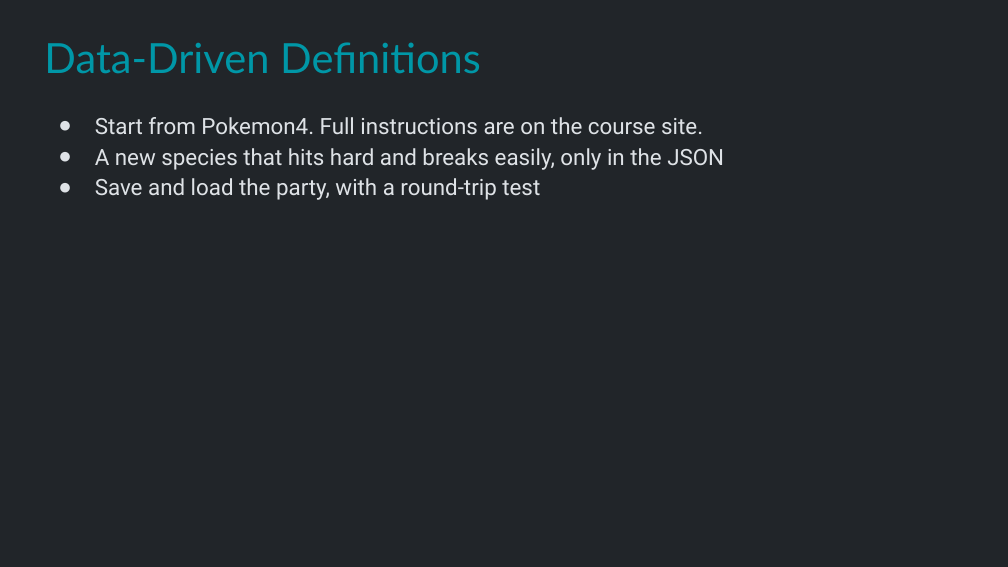
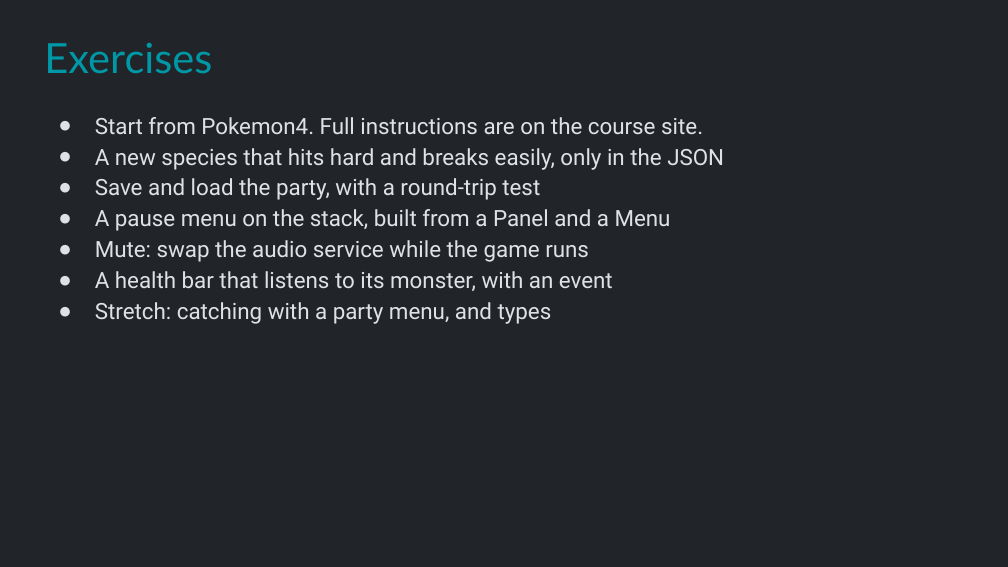
Before and after one commit to Metamate/gar, a slide deck: slide 27 of slides/10 Pokemon.pptx. Drawn at 1008x567 pixels with LibreOffice and Linux fonts; fonts in the diff are those of the drawing. Boxes give left, top, right and bottom in pixels: in the first picture for what was removed or moved away, otherwise in the second. Text is boxed around its words. In the diff, an @@ line names an element or a change of style, - is before the commit and + after.

```diff
--- a/slides/10 Pokemon.pptx
+++ b/slides/10 Pokemon.pptx
@@ title at (x1=44, y1=43, x2=212, y2=73): text changed @@
-Data-Driven Definitions
+Exercises
@@ text at (x1=95, y1=209, x2=671, y2=324): paragraphs added @@
+● A pause menu on the stack, built from a Panel and a Menu
+● Mute: swap the audio service while the game runs
+● A health bar that listens to its monster, with an event
+● Stretch: catching with a party menu, and types
```
Also in this commit, not shown: 6 other files.
